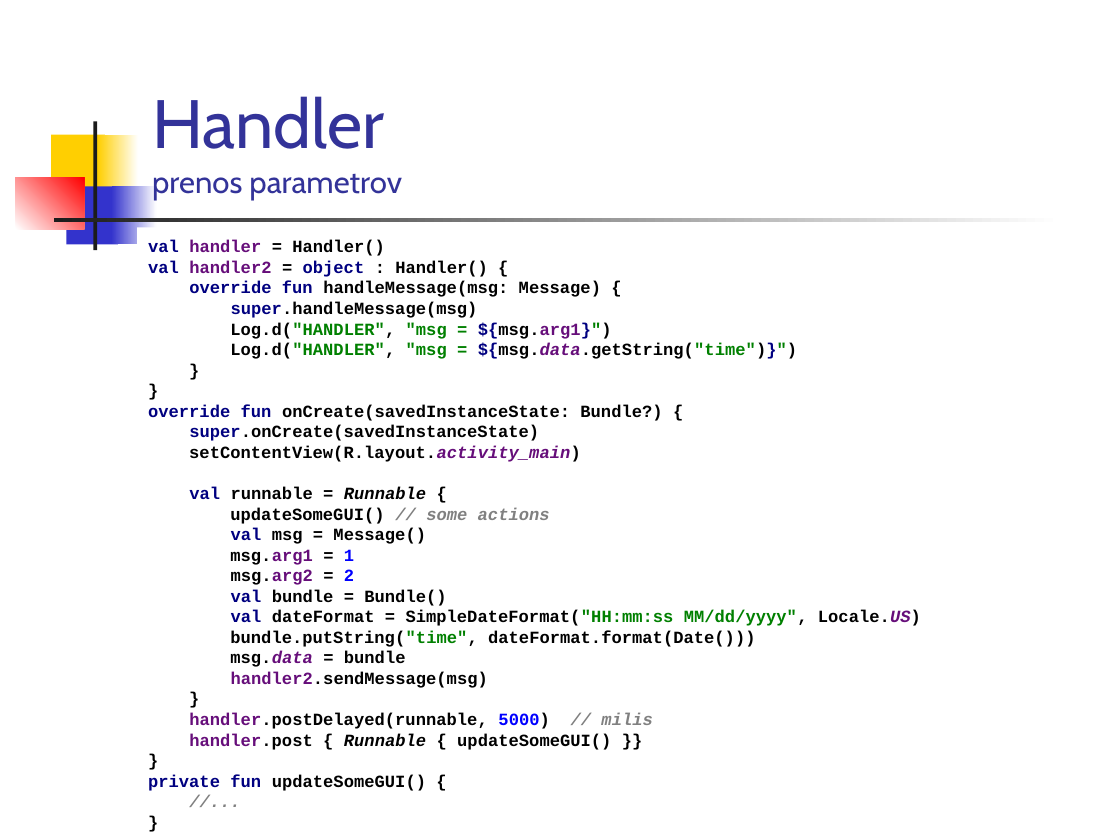
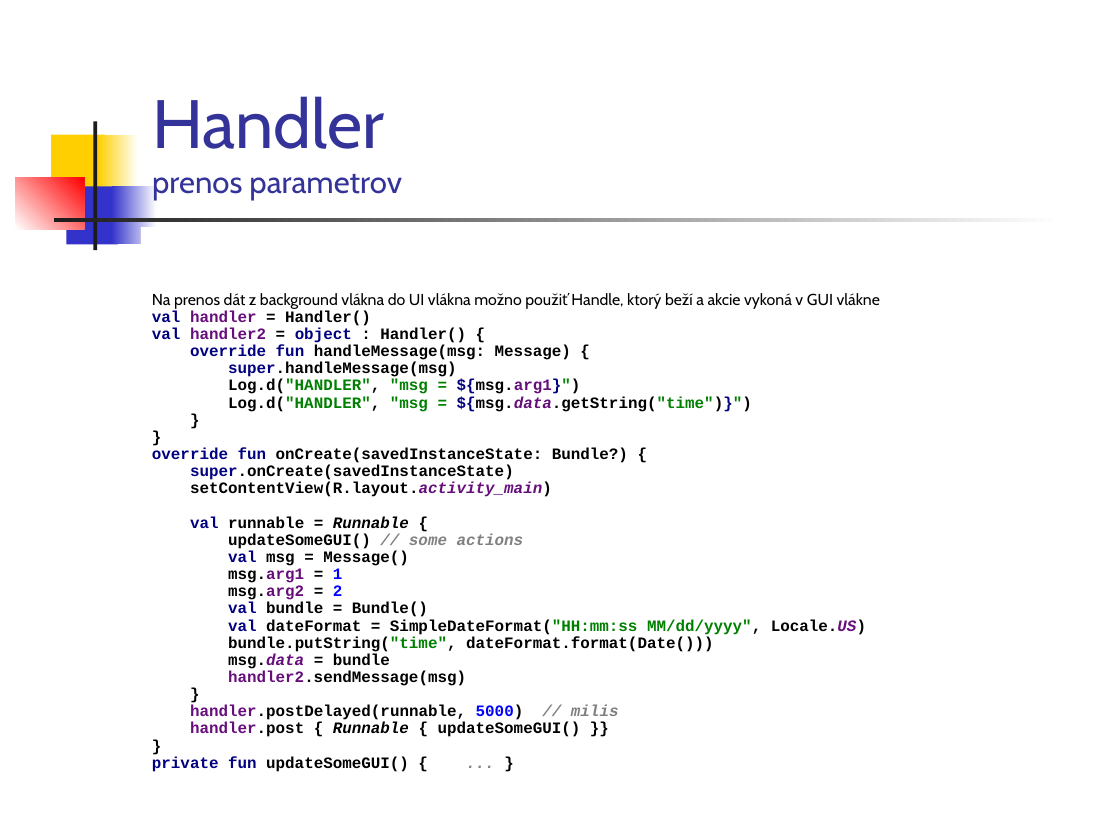
Before and after one commit to vmandro/Prednasky, a slide deck: slide 11 of 03/03_Android.ppt. Drawn at 1120x840 pixels with LibreOffice and Linux fonts; fonts in the diff are those of the drawing. Boxes give left, top, right and bottom in pixels: in the first picture for what was removed or moved away, otherwise in the second. Text is boxed around its words. In the diff, an @@ line names an element or a change of style, - is before the commit and + after.

```diff
--- a/03/03_Android.ppt
+++ b/03/03_Android.ppt
@@ text at bbox=[152, 293, 880, 772]: text changed; size 11 to 10.2 pt @@
-val handler = Handler()
-val handler2 = object : Handler() {
-override fun handleMessage(msg: Message) {
-super.handleMessage(msg)
-Log.d("HANDLER", "msg = ${msg.arg1}")
-Log.d("HANDLER", "msg = ${msg.data.getString("time")}")
-}
-}
-override fun onCreate(savedInstanceState: Bundle?) {
-super.onCreate(savedInstanceState)
-setContentView(R.layout.activity_main)
-val runnable = Runnable {
-updateSomeGUI() // some actions
-val msg = Message()
-msg.arg1 = 1
-msg.arg2 = 2
-val bundle = Bundle()
-val dateFormat = SimpleDateFormat("HH:mm:ss MM/dd/yyyy", Locale.US)
-bundle.putString("time", dateFormat.format(Date()))
-msg.data = bundle
-handler2.sendMessage(msg)
-}
-handler.postDelayed(runnable, 5000) // milis
-handler.post { Runnable { updateSomeGUI() }}
-}
-private fun updateSomeGUI() {
-//...
-}
+Na prenos dát z background vlákna do UI vlákna možno použiť Handle, ktorý beží a akcie vykoná v GUI vlákne
+val handler = Handler()
+val handler2 = object : Handler() {
+override fun handleMessage(msg: Message) {
+super.handleMessage(msg)
+Log.d("HANDLER", "msg = ${msg.arg1}")
+Log.d("HANDLER", "msg = ${msg.data.getString("time")}")
+}
+}
+override fun onCreate(savedInstanceState: Bundle?) {
+super.onCreate(savedInstanceState)
+setContentView(R.layout.activity_main)
+val runnable = Runnable {
+updateSomeGUI() // some actions
+val msg = Message()
+msg.arg1 = 1
+msg.arg2 = 2
+val bundle = Bundle()
+val dateFormat = SimpleDateFormat("HH:mm:ss MM/dd/yyyy", Locale.US)
+bundle.putString("time", dateFormat.format(Date()))
+msg.data = bundle
+handler2.sendMessage(msg)
+}
+handler.postDelayed(runnable, 5000) // milis
+handler.post { Runnable { updateSomeGUI() }}
+}
+private fun updateSomeGUI() { ... }
```
Also in this commit, not shown: 15 other slides changed, 4 slides added, 1 other file.
